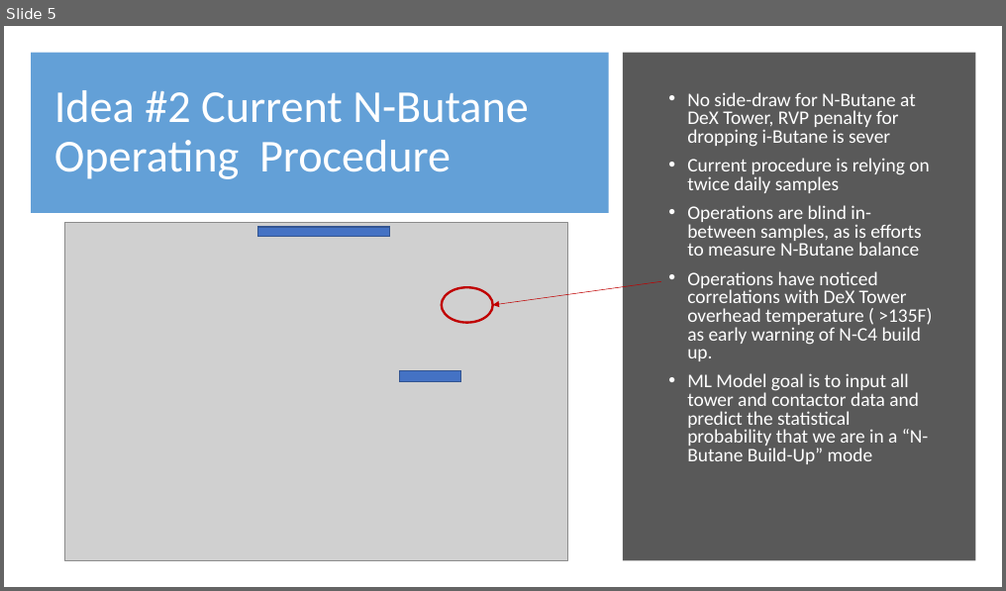
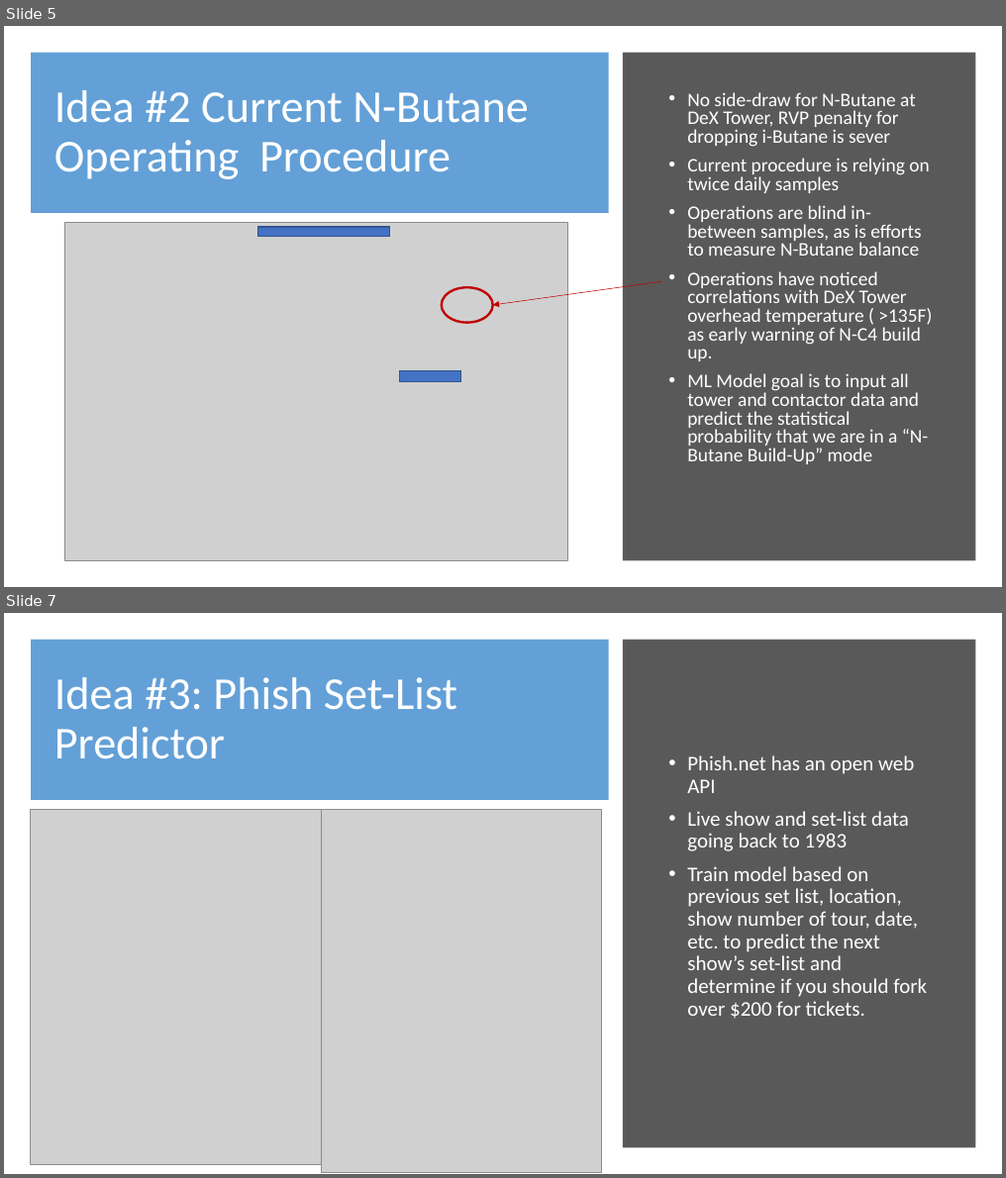
Before and after one commit to Jarney903/Red-ProjectHub, a slide deck: Project Ideas/John/Final_Project_Ideas.pptx. Shown one above the other, each under a label of ours: slide 5 before the commit, slides 5 and 7 after it; the slides between them are not shown. The pictures are 1006x591 and 1006x1178 pixels, drawn with LibreOffice and Linux fonts; fonts in the diff are those of the drawing; grey boxes stand for pictures. Boxes give left, top, right and bottom in pixels: in the first picture for what was removed or moved away, otherwise in the second. Text is boxed around its words. In the diff, an @@ line names an element or a change of style, - is before the commit and + after.

```diff
--- a/Project Ideas/John/Final_Project_Ideas.pptx
+++ b/Project Ideas/John/Final_Project_Ideas.pptx
@@ slide 7 added at (x1=4, y1=613, x2=1002, y2=1174), background #FFFFFF @@
@@ rectangle added at (x1=31, y1=639, x2=609, y2=800), fill #5B9BD5 at 95% opacity @@
@@ rectangle added at (x1=623, y1=639, x2=976, y2=1149), fill #595959 @@
@@ title added at (x1=54, y1=677, x2=457, y2=760), 44 pt, text #FFFFFF @@
+Idea #3: Phish Set-List Predictor
@@ text added at (x1=687, y1=756, x2=927, y2=1018), 20 pt, text #FFFFFF @@
+• Phish.net has an open web API
+• Live show and set-list data going back to 1983
+• Train model based on previous set list, location, show number of tour, date, etc. to predict the next show’s set-list and determine if you should fork over $200 for tickets.
@@ picture added at (x1=30, y1=810, x2=492, y2=1164) @@
@@ picture added at (x1=322, y1=810, x2=601, y2=1173) @@
```
Also in this commit, not shown: 1 slide changed.
